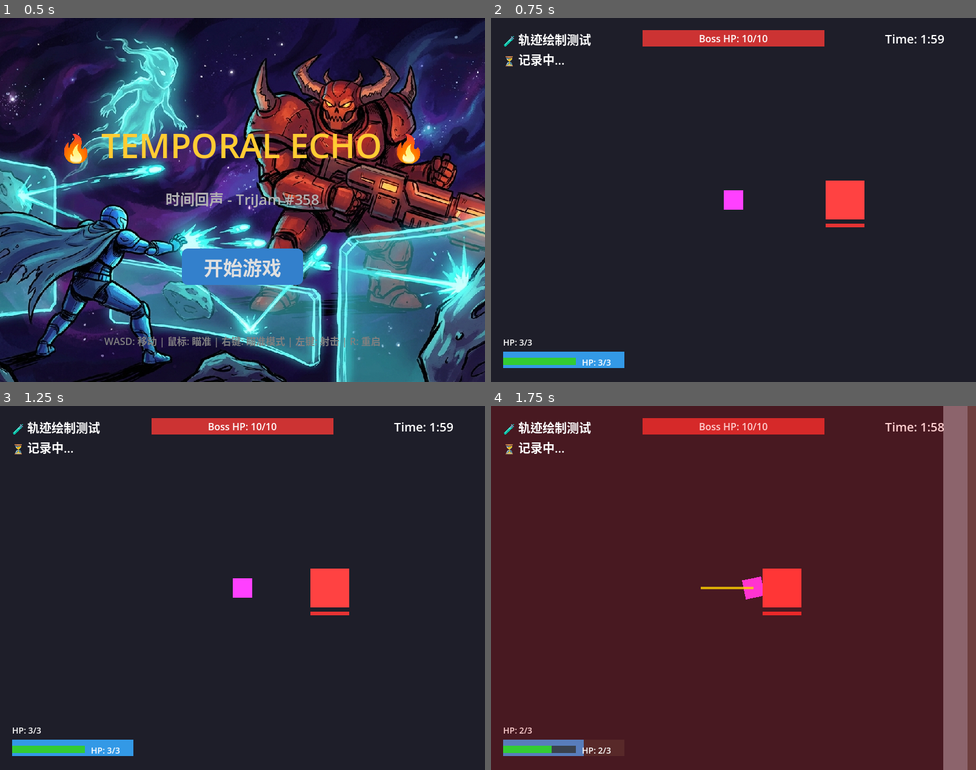
Above: before the commit, frames 1-4 (two rows, left to right).
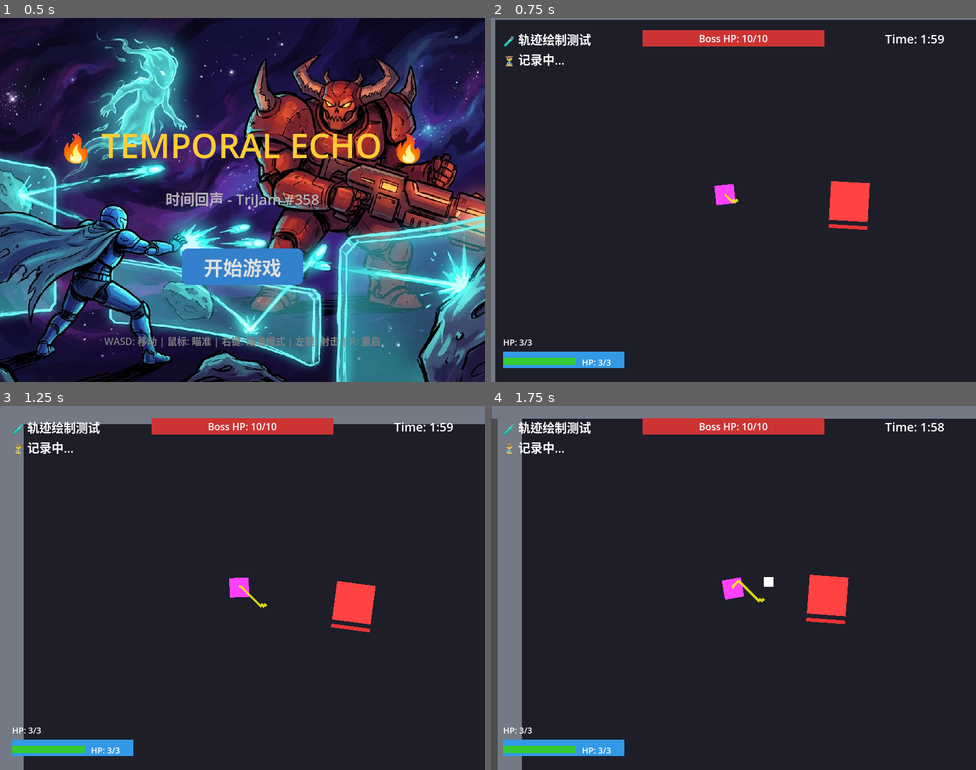
Above: after the commit, the same moments.

Repository: sdotyxz/temporal-echo
Game: Godot game, scene res://scenes/title_screen.tscn
Two runs of this game, one before a commit and one after it. Both use one fixed random seed, a clock stepped at 60 frames per second and the inputs below.
Inputs (mouse positions are in pixels of both pictures, inside the frame that each line leads up to):
- Up to frame 1 (0.5 s): no input
- Up to frame 2 (0.75 s): click "开始游戏" at 0.5 s
- Up to frame 3 (1.25 s): no input
- Up to frame 4 (1.75 s): tap Enter (ui_accept) at 1.25, 1.52 s; move the mouse to (840, 569) at 1.27 s; hold D (move_right) from 1.28 s (still down); hold Right mouse button (aim) from 1.28 s (still down); click (840, 569) at 1.55 s

Frame 1 is identical in both runs. In frame 2, 2.0% of the frame differs, in the area x 0-100%, y 0-100%; in frame 3, 10%; in frame 4, 98%.

Commit message:
fix: AI调试日志 - 修复AI不动问题
- 添加AI状态调试日志
- 修复AI状态转换逻辑
- AI现在可以正常移动和逃离Boss

Diff:
--- a/src/ai_echo_test.gd
+++ b/src/ai_echo_test.gd
@@ -1,4 +1,325 @@
-
-
-func _release_aim():
-	Input.action_release("aim")
+extends Node
+
+# AI 状态枚举
+enum State { IDLE, MOVE, AIM }
+
+@export var player: CharacterBody2D
+@export var test_duration: float = 20.0
+
+# 状态变量
+var current_state: State = State.IDLE
+var state_timer: float = 0.0
+var game_timer: float = 0.0
+
+# 移动相关
+var move_direction: Vector2 = Vector2.ZERO
+var last_shot_time: float = -10.0
+
+# 统计（从文件读取）
+var round_count: int = 0
+var max_rounds: int = 5
+var results: Array[String] = []
+var _has_recorded: bool = false  # 防止重复记录
+
+# 配置参数
+const SAFE_DISTANCE: float = 400.0
+const EMERGENCY_DISTANCE: float = 100.0  # 紧急逃离距离
+const MIN_AIM_DISTANCE: float = 120.0  # 降低，让AI在逃离边缘也能射击
+const SHOOT_COOLDOWN: float = 1.0
+const AIM_DURATION: float = 0.3
+
+# 智能移动采样配置
+var sample_directions: Array[Vector2] = [
+	Vector2.UP, Vector2.DOWN, Vector2.LEFT, Vector2.RIGHT,
+	Vector2(1, -1).normalized(), Vector2(1, 1).normalized(),
+	Vector2(-1, -1).normalized(), Vector2(-1, 1).normalized()
+]
+const PREDICTION_TIME: float = 1.0
+
+const SAVE_FILE: String = "user://ai_test_data.json"
+
+func _ready():
+	# 设置为ALWAYS模式，即使游戏暂停也能运行（用于检测游戏结束）
+	process_mode = Node.PROCESS_MODE_ALWAYS
+
+	# 从文件加载之前的数据
+	_load_data()
+
+	if round_count == 0:
+		print("🧪 AI 五局测试启动")
+		print("  目标: 连续打5局")
+	else:
+		print("🧪 AI 测试继续 - 第 %d 局" % (round_count + 1))
+
+	_transition_to(State.IDLE)
+
+func _load_data():
+	if FileAccess.file_exists(SAVE_FILE):
+		var file = FileAccess.open(SAVE_FILE, FileAccess.READ)
+		if file:
+			var json = JSON.new()
+			var error = json.parse(file.get_as_text())
+			if error == OK:
+				var data = json.get_data()
+				round_count = data.get("round_count", 0)
+				results = data.get("results", [])
+				print("📂 加载之前数据: %d局完成" % round_count)
+
+func _save_data():
+	var data = {
+		"round_count": round_count,
+		"results": results
+	}
+	var file = FileAccess.open(SAVE_FILE, FileAccess.WRITE)
+	if file:
+		file.store_string(JSON.stringify(data))
+
+func _physics_process(delta: float) -> void:
+	if player == null:
+		return
+
+	game_timer += delta
+	state_timer += delta
+
+	# 检查游戏是否结束，自动重启
+	if _check_game_over():
+		return
+
+	var boss = _get_boss()
+	if boss == null:
+		return
+
+	_update_state_machine(delta, boss)
+
+func _update_state_machine(delta: float, boss: Node2D):
+	match current_state:
+		State.IDLE:
+			_update_idle(delta, boss)
+		State.MOVE:
+			_update_move(delta, boss)
+		State.AIM:
+			_update_aim(delta, boss)
+
+# ========== IDLE 状态 ==========
+func _update_idle(delta: float, boss: Node2D):
+	_stop_movement()
+
+	var dist = player.global_position.distance_to(boss.global_position)
+
+	print("🤖 IDLE状态 | 距离Boss: %.0fpx | 计时: %.1f" % [dist, state_timer])
+
+	if dist < SAFE_DISTANCE:
+		print("🤖 IDLE → MOVE (逃离Boss)")
+		move_direction = _pick_best_direction(boss)
+		_transition_to(State.MOVE)
+	elif _can_shoot(dist):
+		print("🤖 IDLE → AIM (射击)")
+		_transition_to(State.AIM)
+	else:
+		if state_timer > 0.5:
+			print("🤖 IDLE → MOVE (巡逻)")
+			move_direction = _pick_best_direction(boss)
+			_transition_to(State.MOVE)
+
+# ========== MOVE 状态 ==========
+func _update_move(delta: float, boss: Node2D):
+	var dist = player.global_position.distance_to(boss.global_position)
+
+	print("🤖 MOVE状态 | 距离Boss: %.0fpx | 方向: %s" % [dist, move_direction])
+
+	# 检查射击机会（在逃离前）
+	if _can_shoot(dist) and state_timer > 0.3:
+		print("🤖 MOVE → AIM (机会射击) 距离: %.0fpx" % dist)
+		_transition_to(State.AIM)
+		return
+
+	# 紧急逃离模式：Boss太近时直接逃离
+	if dist < EMERGENCY_DISTANCE:
+		var escape_dir = (player.global_position - boss.global_position).normalized()
+		move_direction = escape_dir
+		print("🚨 紧急逃离! 距离: %.0fpx" % dist)
+		_apply_direction(move_direction)
+	elif dist < SAFE_DISTANCE:
+		# 安全距离内：正常评分选择方向
+		if int(state_timer * 10) % 5 == 0:  # 每0.5秒重新评估
+			move_direction = _pick_best_direction(boss)
+			print("🤖 重新评估方向: %s" % move_direction)
+		_apply_direction(move_direction)
+	else:
+		# 安全距离外：正常巡逻
+		_apply_direction(move_direction)
+
+# ========== AIM 状态 ==========
+func _update_aim(delta: float, boss: Node2D):
+	_stop_movement()
+
+	var aim_dir = (boss.global_position - player.global_position).normalized()
+	player.rotation = aim_dir.angle()
+
+	if state_timer >= AIM_DURATION:
+		_shoot()
+		last_shot_time = game_timer
+		_transition_to(State.IDLE)
+
+# ========== 智能方向选择 ==========
+func _pick_best_direction(boss: Node2D) -> Vector2:
+	var best_dir = Vector2.ZERO
+	var best_score = -999.0
+
+	for dir in sample_directions:
+		var score = _evaluate_direction(dir, boss)
+		if score > best_score:
+			best_score = score
+			best_dir = dir
+
+	return best_dir
+
+func _evaluate_direction(dir: Vector2, boss: Node2D) -> float:
+	var player_pos = player.global_position
+	var boss_pos = boss.global_position
+
+	var future_pos = player_pos + dir * player.SPEED * PREDICTION_TIME
+
+	# Boss距离分
+	var future_dist = future_pos.distance_to(boss_pos)
+	var dist_score = clamp((future_dist - SAFE_DISTANCE) / SAFE_DISTANCE, 0.0, 1.0)
+	if future_dist < SAFE_DISTANCE:
+		dist_score = future_dist / SAFE_DISTANCE * 0.5
+
+	# 墙壁距离分
+	var wall_dist = min(
+		min(future_pos.x, 800 - future_pos.x),
+		min(future_pos.y, 600 - future_pos.y)
+	)
+	var wall_score = clamp(wall_dist / 150.0, 0.0, 1.0)
+
+	# 中心倾向分
+	var center = Vector2(400, 300)
+	var to_center = (center - future_pos).normalized()
+	var center_score = (dir.dot(to_center) + 1.0) / 2.0
+
+	# 切线bonus
+	var to_player = (player_pos - boss_pos).normalized()
+	var tangent_score = 1.0 - abs(dir.dot(to_player))
+
+	var total = dist_score * 0.4 + wall_score * 0.3 + center_score * 0.2 + tangent_score * 0.1
+	return total
+
+# ========== 状态转换 ==========
+func _transition_to(new_state: State):
+	var old_state = current_state
+	current_state = new_state
+	state_timer = 0.0
+
+	print("🤖 AI状态: %s → %s" % [old_state, new_state])
+
+	match new_state:
+		State.IDLE:
+			player.is_aiming = false
+			Input.action_release("aim")
+		State.MOVE:
+			player.is_aiming = false
+			Input.action_release("aim")
+		State.AIM:
+			player.is_aiming = true
+			Input.action_press("aim")
+
+# ========== 辅助函数 ==========
+func _get_boss() -> Node2D:
+	var bosses = get_tree().get_nodes_in_group("boss")
+	return bosses[0] if bosses.size() > 0 else null
+
+func _check_game_over() -> bool:
+	if _has_recorded:
+		return false
+
+	# 通过相对路径查找GameManager
+	var game_manager = get_node_or_null("../GameManager")
+	if game_manager == null:
+		# 尝试根节点路径
+		var root = get_tree().root
+		var game = root.get_node_or_null("Game")
+		if game:
+			game_manager = game.get_node_or_null("GameManager")
+
+	if game_manager == null:
+		return false
+
+	# 检查游戏状态 (0=PLAYING, 1=VICTORY, 2=GAME_OVER)
+	var gm_state = game_manager.state
+	if gm_state == 1:  # VICTORY
+		_has_recorded = true
+		print("🎉 第 %d 局: 胜利!" % (round_count + 1))
+		_record_result("VICTORY")
+		_restart_game()
+		return true
+	elif gm_state == 2:  # GAME_OVER
+		_has_recorded = true
+		print("💀 第 %d 局: 失败" % (round_count + 1))
+		_record_result("DEFEAT")
+		_restart_game()
+		return true
+
+	return false
+
+func _record_result(result: String):
+	results.append(result)
+	round_count += 1
+	_save_data()
+	print("📊 当前战绩: %s" % ", ".join(results))
+
+func _restart_game():
+	if round_count >= max_rounds:
+		print("🎮 五局测试完成!")
+		print("📈 最终战绩: %d胜 %d负" % [results.count("VICTORY"), results.count("DEFEAT")])
+		print("📊 详细: %s" % ", ".join(results))
+		# 清理保存文件
+		if FileAccess.file_exists(SAVE_FILE):
+			DirAccess.remove_absolute(SAVE_FILE)
+
+		# 退出游戏
+		await get_tree().create_timer(0.5).timeout
+		get_tree().quit()
+		return
+
+	print("🔄 即将开始第 %d 局..." % (round_count + 1))
+	await get_tree().create_timer(0.5).timeout
+
+	# 直接重载场景（不通过按键）
+	get_tree().paused = false
+	get_tree().reload_current_scene()
+
+func _can_shoot(dist: float) -> bool:
+	return dist >= MIN_AIM_DISTANCE and (game_timer - last_shot_time) >= SHOOT_COOLDOWN
+
+func _apply_direction(dir: Vector2):
+	if dir.x > 0.1:
+		Input.action_press("move_right")
+		Input.action_release("move_left")
+	elif dir.x < -0.1:
+		Input.action_press("move_left")
+		Input.action_release("move_right")
+	else:
+		Input.action_release("move_right")
+		Input.action_release("move_left")
+
+	if dir.y > 0.1:
+		Input.action_press("move_down")
+		Input.action_release("move_up")
+	elif dir.y < -0.1:
+		Input.action_press("move_up")
+		Input.action_release("move_down")
+	else:
+		Input.action_release("move_up")
+		Input.action_release("move_down")
+
+func _stop_movement():
+	Input.action_release("move_right")
+	Input.action_release("move_left")
+	Input.action_release("move_up")
+	Input.action_release("move_down")
+
+func _shoot():
+	Input.action_press("fire")
+	await get_tree().create_timer(0.05).timeout
+	Input.action_release("fire")
